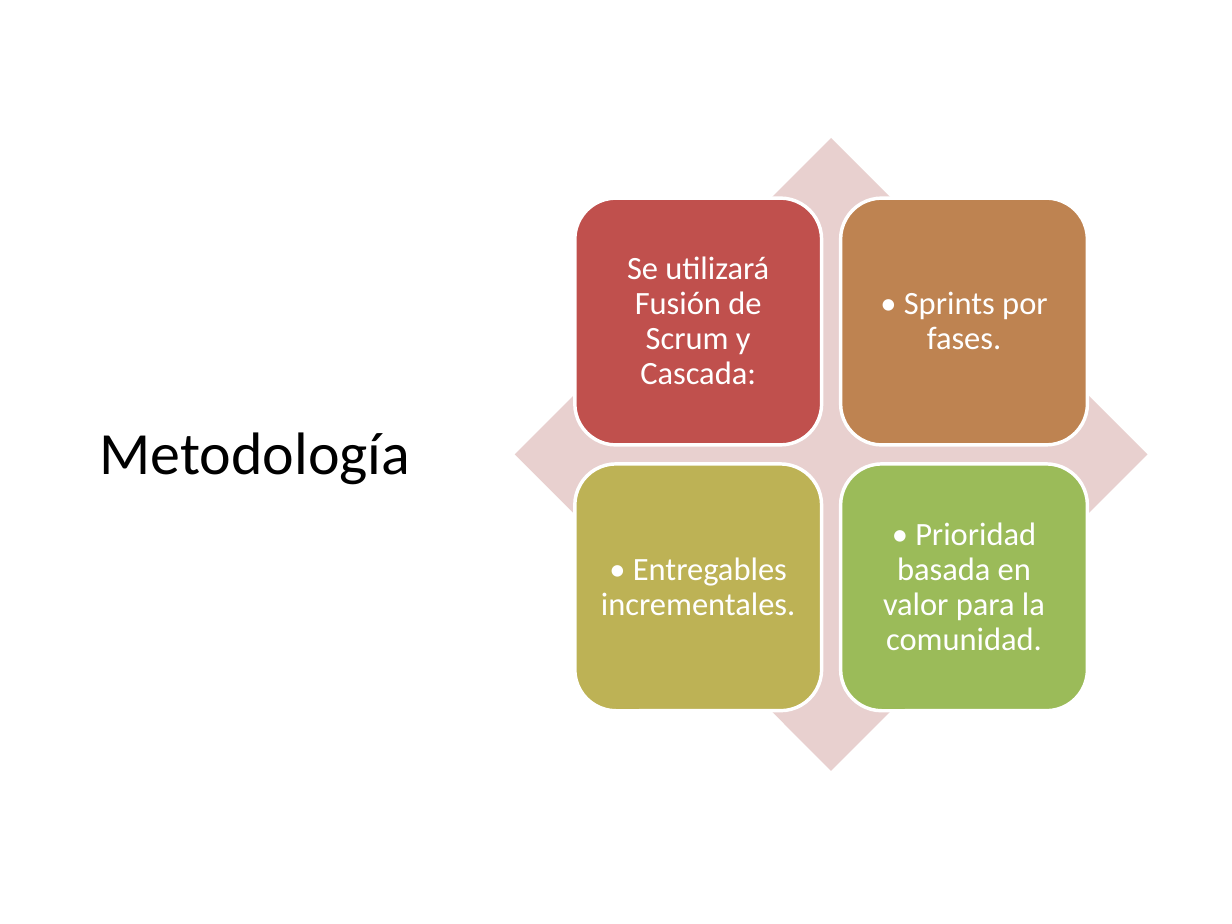
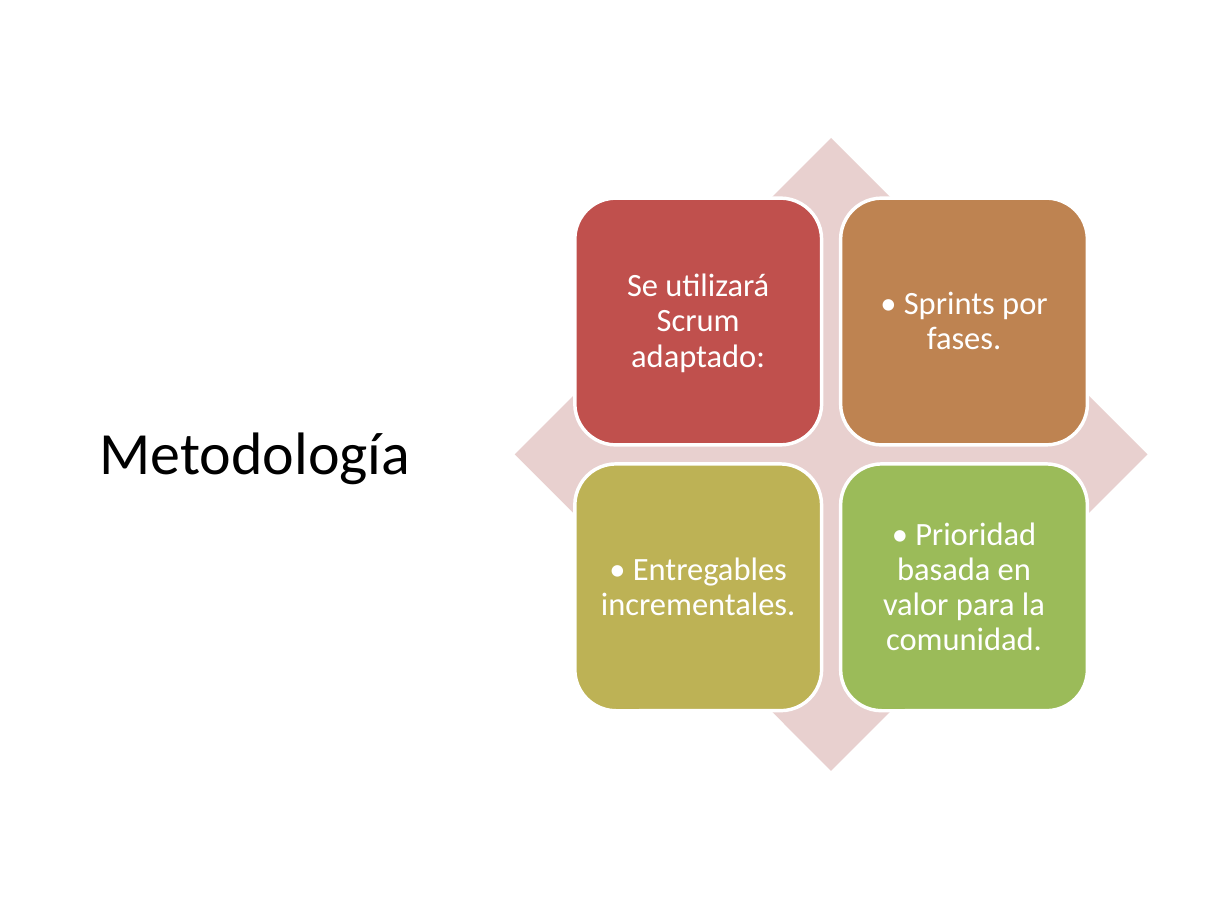
Before and after one commit to DalizC/PTY4614, a slide deck: slide 9 of Equipo 09/Fase 2/Evidencias Proyecto/Presentacion.pptx. Drawn at 1232x924 pixels with LibreOffice and Linux fonts; fonts in the diff are those of the drawing. Boxes give left, top, right and bottom in pixels: in the first picture for what was removed or moved away, otherwise in the second. Text is boxed around its words. In the diff, an @@ line names an element or a change of style, - is before the commit and + after.

```diff
--- a/Equipo 09/Fase 2/Evidencias Proyecto/Presentacion.pptx
+++ b/Equipo 09/Fase 2/Evidencias Proyecto/Presentacion.pptx
@@ text at (627, 273, 769, 373): text changed @@
-Se utilizará Fusión de Scrum y Cascada:
+Se utilizará Scrum adaptado:
```
Also in this commit, not shown: 4 other slides changed.
